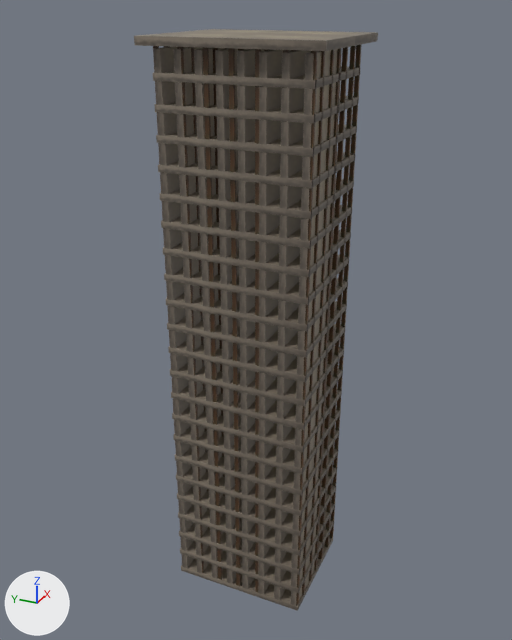
Before and after pictures for a commit that changed the FBX model Assets/Asset map ngoài trời/Old Buidlings/Old High Building/Old High Building 2.fbx.
One viewpoint serves both versions: a camera (50 mm lens) standing at (-83.8, 48.3, 54.2) and looking at (-28.8, 73.1, 26.7). Lighting does not change. The marker at lower left points along +X, +Y and +Z. The first picture is the older version.

The first picture shows 'thanh cua rir sets .047'.
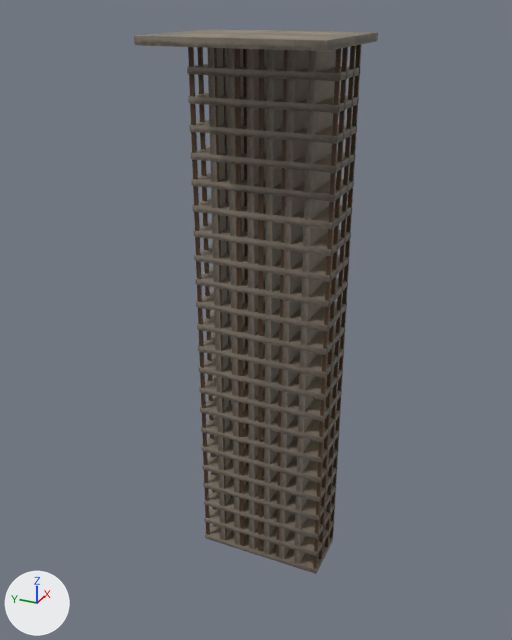
Where the newer file only moved an object's origin or applied its transform, the numbers keep the older frame.

Pixel boxes [x1, y1, x2, y2] of what changed, in the pictures (512 x 640 px):
'thanh cua rir sets .047', reshaped (6% shorter): before [134, 29, 378, 611]; after [134, 29, 378, 574]
part 1 of me_cube_247, deleted: before [153, 46, 341, 611]

The change, as a diff of the scene's bpy script:
```diff
--- a/Assets/Asset map ngoài trời/Old Buidlings/Old High Building/Old High Building 2.fbx.py
+++ b/Assets/Asset map ngoài trời/Old Buidlings/Old High Building/Old High Building 2.fbx.py
@@ me_cube_247 @@
 # used by ob_thanh_cua_rir_sets__047; location = (-26.7, 72.4, 0.6)
-me_cube_247.from_pydata(...)  # 12688 vertices, 9516 faces; spans x -8.9..3.9, y -7.6..7.6, z -1.5..50.9
+me_cube_247.from_pydata(...)  # 6176 vertices, 4632 faces; spans x -8.9..3.9, y -7.6..7.6, z -1.5..50.9
+# me_cube_247 part 1: 814 loose pieces with 6512 vertices, spanning x -8.1..-2.6, y -6.6..6.6, z -1.5..50.6, are deleted
 me_cube_247.materials.append(mat_m2_nha_tuong_cu)
```
